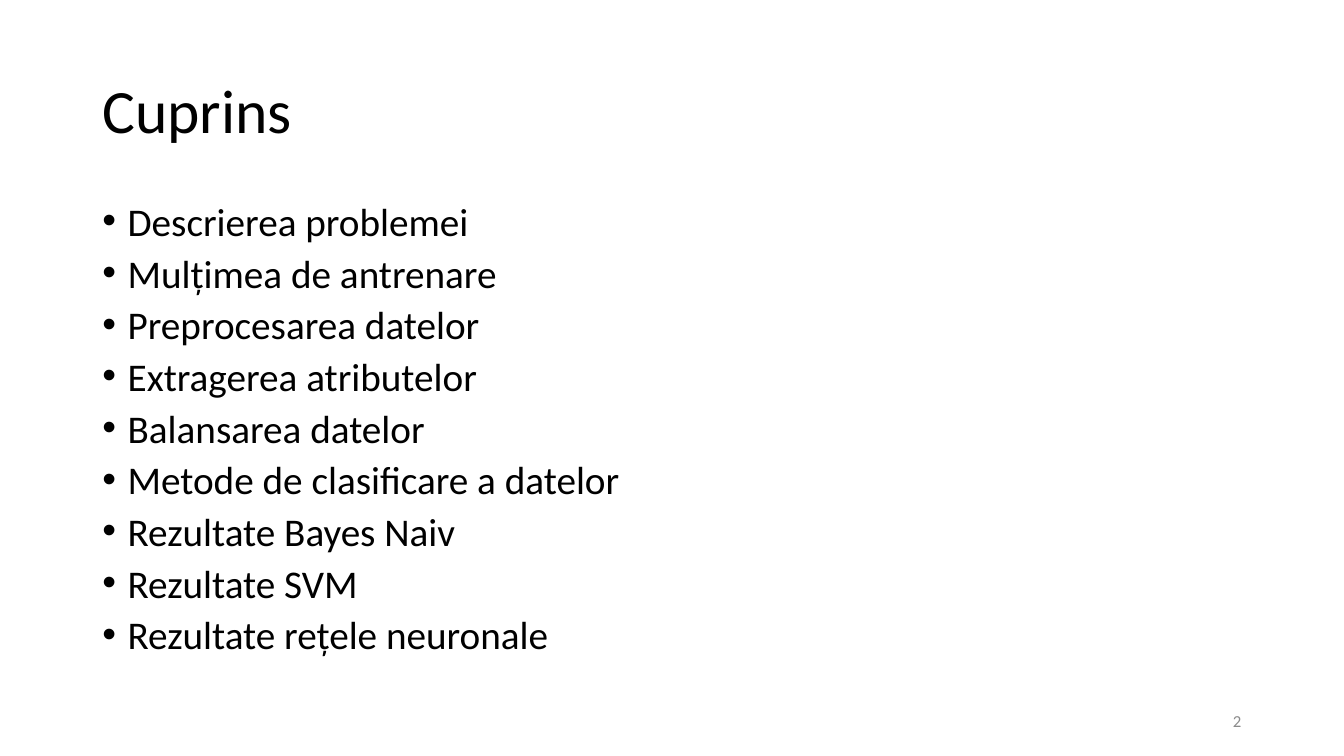
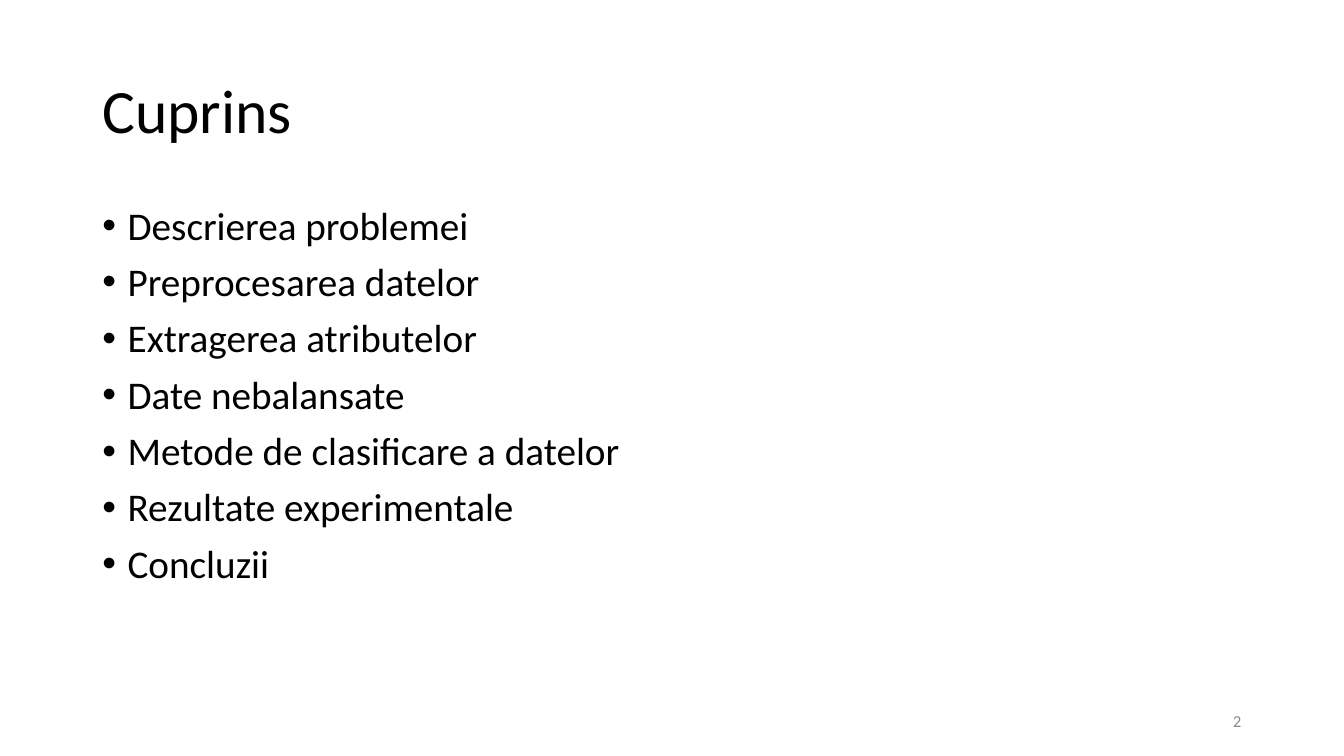
Before and after one commit to MariusParasca/Licenta-FII, a slide deck: slide 2 of Prezentare licenta.pptx. Drawn at 1344x756 pixels with LibreOffice and Linux fonts; fonts in the diff are those of the drawing. Boxes give left, top, right and bottom in pixels: in the first picture for what was removed or moved away, otherwise in the second. Text is boxed around its words. In the diff, an @@ line names an element or a change of style, - is before the commit and + after.

```diff
--- a/Prezentare licenta.pptx
+++ b/Prezentare licenta.pptx
@@ text at bbox=[128, 212, 619, 466]: line spacing 0.8 to 0.9 @@
@@ text at bbox=[128, 260, 497, 296]: paragraph removed @@
-• Mulțimea de antrenare
@@ text at bbox=[128, 381, 405, 410]: text changed @@
-• Balansarea datelor
+• Date nebalansate
@@ text at bbox=[128, 493, 513, 579]: text changed @@
-• Rezultate Bayes Naiv
-• Rezultate SVM
-• Rezultate rețele neuronale
+• Rezultate experimentale
+• Concluzii
```
Also in this commit, not shown: 10 other slides changed, 7 slides added, 1 other file.
